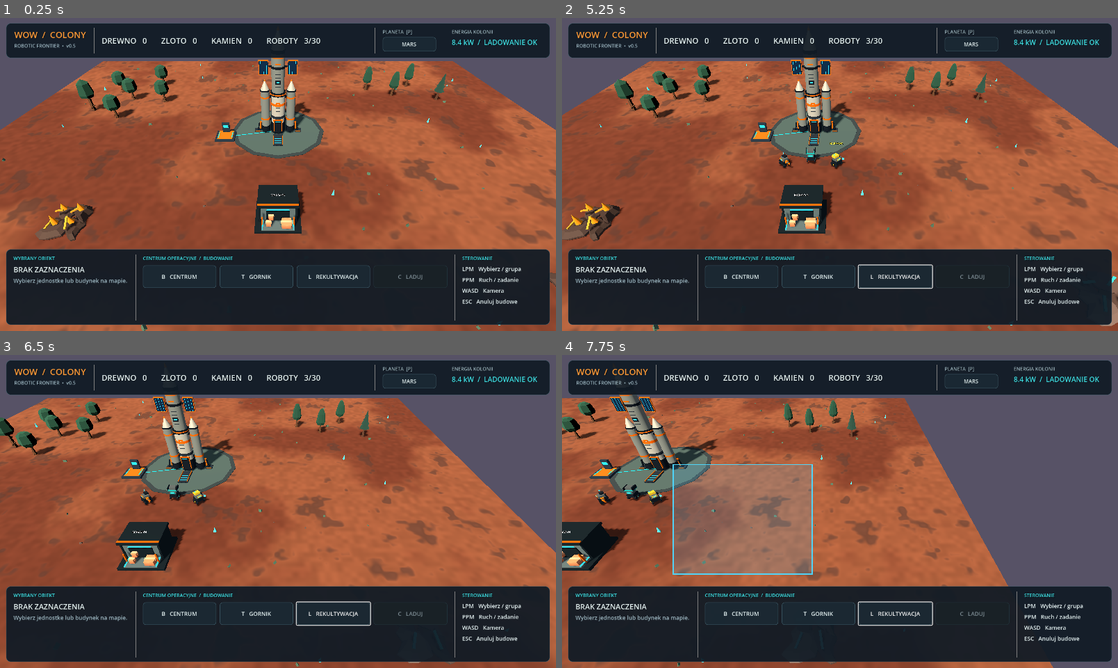
Above: before the commit, frames 1-4 (two rows, left to right).
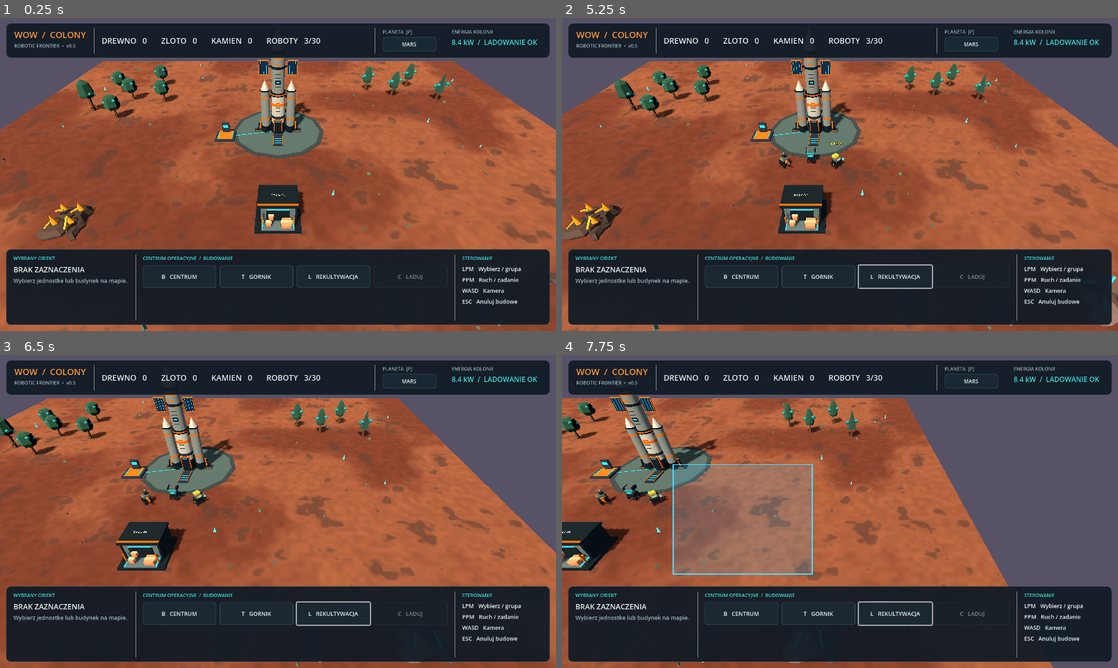
Above: after the commit, the same moments.

Repository: serafin1367/wow
Game: Godot game, scene res://scenes/main.tscn
Same seed, same stepped clock (60 frames per second), same inputs: the game is played once before the commit and once after it.
Inputs (mouse positions are in pixels of both pictures, inside the frame that each line leads up to):
- Up to frame 1 (0.25 s): no input
- Up to frame 2 (5.25 s): click "MARS" at 0.5 s; click "ZIEMIA" at 1.25 s; click "KEPLER" at 2 s; click "B CENTRUM" at 2.75 s; click "T GORNIK" at 3.5 s; click "L REKULTYWACJA" at 4.25 s; tap Enter at 5 s; move the mouse to (962, 158) at 5.02 s; hold D from 5.03 s (still down); tap B at 5.1 s; click (962, 158) at 5.17 s
- Up to frame 3 (6.5 s): release D at 5.75 s; drag from (166, 527) to (250, 574) at 5.77 s
- Up to frame 4 (7.75 s): move the mouse to (895, 442) at 6.52 s; hold D 6.53-7.25 s; tap L at 6.6 s; drag from (812, 574) to (673, 464) at 7.27 s

The runs differ from the first frame. In frame 1, 0.1% of the frame differs, in the area x 14-81%, y 16-29%; in frame 2, 0.1%, in the area x 10-77%, y 16-29%; in frame 3, 0.1%; in frame 4, less than 0.1%.

Commit message:
art: planet-specific foliage colors with restrained low-poly leaf pigment accents

Diff:
--- a/scripts/planet_environment.gd
+++ b/scripts/planet_environment.gd
@@ -116,7 +116,10 @@
 
 func apply_resource_colors(resources: Array) -> void:
     for deposit in resources:
-        if not is_instance_valid(deposit) or deposit.resource_type == "wood":
+        if not is_instance_valid(deposit):
+            continue
+        if deposit.resource_type == "wood":
+            _apply_vegetation_accents(deposit)
             continue
         for child in deposit.get_children():
             if child.name.begins_with("OreRock_"):
@@ -124,6 +127,38 @@
                 KENNEY.tint_meshes(child, rock_color(deposit.resource_type, digits))
             elif child.name.begins_with("Vein_"):
                 _recolor_meshes(child, Color(0.98, 0.70, 0.24) if deposit.resource_type == "gold" else _palette(current_planet)["glow"])
+
+
+func _apply_vegetation_accents(tree: Node3D) -> void:
+    # Niewielkie, kontrastowe pigmenty lisci dodaja unikatowego charakteru.
+    # Mars: turkusowa roslinnosc terraformacyjna, Ziemia: zielona,
+    # Kepler: niebiesko-fioletowa. Bez nowych kolizji.
+    var leaf_tint: Color = Color(0.23, 0.78, 0.36)
+    if current_planet == "Mars":
+        leaf_tint = Color(0.18, 0.65, 0.66)
+    elif current_planet == "Kepler":
+        leaf_tint = Color(0.57, 0.51, 0.88)
+    var accents: Node3D = tree.get_node_or_null("FoliageAccents")
+    if accents == null:
+        accents = Node3D.new()
+        accents.name = "FoliageAccents"
+        tree.add_child(accents)
+        for index in range(4):
+            var mesh_instance := MeshInstance3D.new()
+            mesh_instance.name = "LeafPigment_%d" % index
+            var bloom := SphereMesh.new()
+            bloom.radius = 0.39
+            bloom.height = 0.68
+            bloom.radial_segments = 7
+            bloom.rings = 4
+            mesh_instance.mesh = bloom
+            mesh_instance.position = Vector3(
+                (float(index % 2) - 0.5) * 1.75,
+                2.8 + float(index) * 0.29,
+                (float(index / 2) - 0.5) * 1.1
+            )
+            accents.add_child(mesh_instance)
+    _recolor_meshes(accents, leaf_tint)
 
 
 func _recolor_meshes(root: Node, color: Color) -> void:
